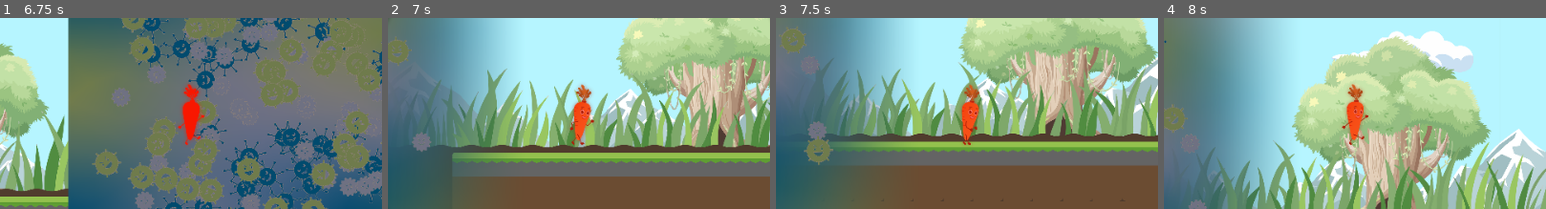
Above: before the commit, frames 1-4 (left to right).
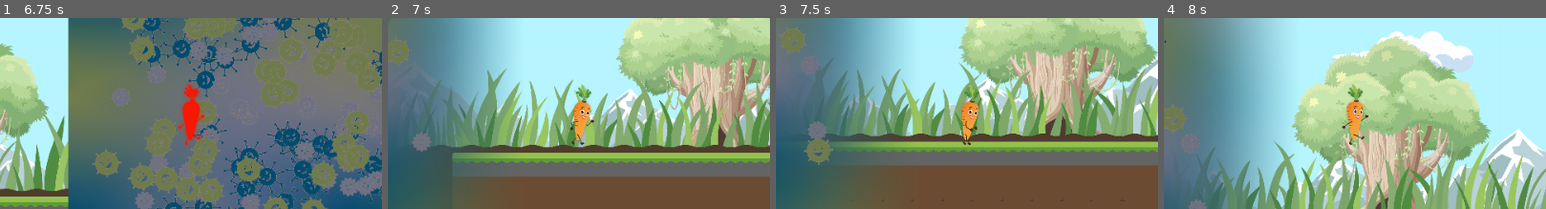
Above: after the commit, the same moments.

Repository: Levartar/Carrot-Dash
Game: Godot game, scene res://scripts/main_menu.tscn
The game is run twice, just before and just after one commit, with the same random seed, the same clock (stepped at 60 frames per second) and the same inputs.
Inputs (mouse positions are % of the whole screen's width and height, from its top left):
- Up to frame 1 (6.75 s): click "Start Game" at 0.5 s; move the mouse to (72, 45) at 1.27 s; press the mouse at (72, 45) at 1.28 s; tap Space (jump) at 1.52, 2.27, 3.77, 4.52, 5.27 s; move the mouse to (30, 55) at 2.02 s; release the mouse at (30, 55) at 2.03 s; tap S (slide) every 1.5 s from 2.1 to 6.6 s; move the mouse to (60, 28) at 2.77 s; press the mouse at (60, 28) at 2.78 s; move the mouse to (45, 70) at 3.52 s; release the mouse at (45, 70) at 3.53 s; move the mouse to (80, 65) at 4.27 s; press the mouse at (80, 65) at 4.28 s; move the mouse to (20, 35) at 5.02 s; release the mouse at (20, 35) at 5.03 s; move the mouse to (55, 50) at 5.77 s; press the mouse at (55, 50) at 5.78 s; move the mouse to (35, 25) at 6.52 s; release the mouse at (35, 25) at 6.53 s
- Up to frame 2 (7 s): tap Space (jump) at 6.77 s
- Up to frame 3 (7.5 s): move the mouse to (72, 45) at 7.27 s; press the mouse at (72, 45) at 7.28 s
- Up to frame 4 (8 s): tap Space (jump) at 7.52 s
The pictures show only the part of the screen within x 9-59%, y 24-74%; the shares and areas given below are measured in that part.

Frame 1 is identical in both runs. In frame 2, 1.0% of the frame differs, in the area x 47-54%, y 34-67%; in frame 3, 0.9%; in frame 4, 1.0%.

Commit message:
fix red carrot damage bug

Diff:
--- a/scripts/game.gd
+++ b/scripts/game.gd
@@ -15,6 +15,9 @@
 	var speed_digits = $Player/Game_Hud/CanvasLayer/SpeedContainer/SpeedDigits
 	speed_digits.set_value(10)
 
+	$Player/AnimationPlayer.stop()
+	$Player/AnimationPlayer.reset_section()
+
 #func _process(delta):
 #	$Game_Hud/CoinContainer/CoinDigits.set_value(1)
 #	$Game_Hud/SpeedContainer/SpeedDigits.set_value(int(player.velocity.x))
--- a/scripts/game_hud.gd
+++ b/scripts/game_hud.gd
@@ -34,6 +34,7 @@
 
 func _on_retry_pressed() -> void:
 	get_tree().reload_current_scene()
+	get_parent().resetAnims()
 
 
 func _on_back_to_menu_pressed() -> void:
--- a/scripts/player.gd
+++ b/scripts/player.gd
@@ -41,10 +41,13 @@
 
 #func _init() -> void:
 #	time_running_without_obstacle = get_unix_time_from_system()
+func _ready() -> void:
+	resetAnims()
 
-func _ready() -> void:
+func resetAnims() -> void:
 	$AnimationPlayer.stop()
 	$AnimationPlayer.reset_section()
+	print("reset Anims")
 
 func _physics_process(delta: float) -> void:
 	#Update Hud
